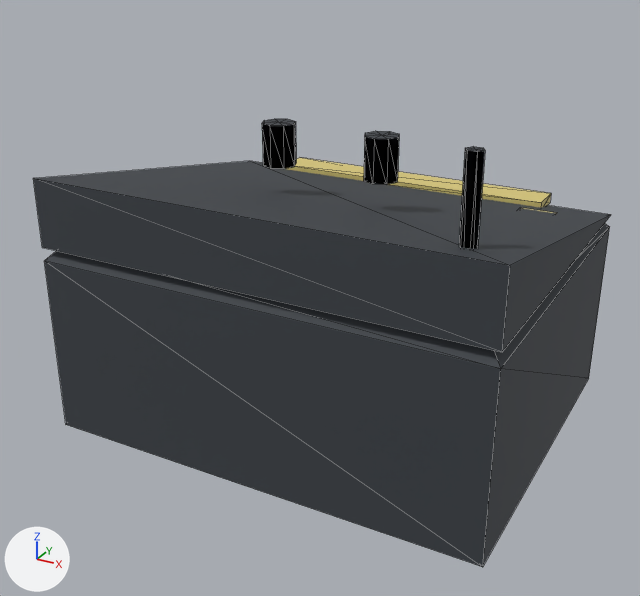
The glTF model assets/models/barracks.glb: old version first, new version second.
Before and after are seen from a 50 mm lens placed at (5.14, -10.23, 6.52), pointed at (-0.2, -0.53, 1.67). Lighting does not change. The marker at lower left points along +X, +Y and +Z. The older version comes first. Mesh edges are drawn as thin lines. Vertices at exactly the same position are counted once.

Objects in the first picture: 'Body'.
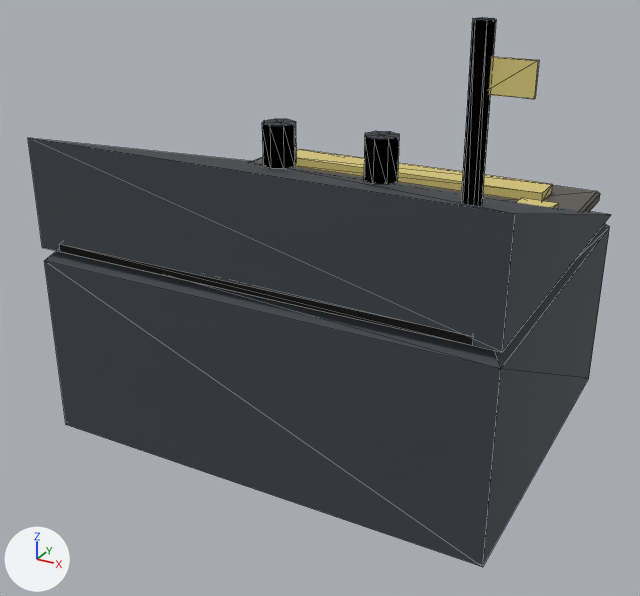
Location of each change, [x1, y1, x2, y2] in pixels of the pictures (640 x 596 px):
```json
{"object": "Body", "change": "reshaped", "before": [33, 119, 611, 567], "after": [28, 18, 611, 567], "on screen": "22% taller"}
{"part": 1, "of": "me_body", "change": "added", "after": [461, 18, 496, 206]}
{"part": 2, "of": "me_body", "change": "added", "after": [489, 57, 539, 99], "on screen": "yellow"}
{"part": 3, "of": "me_body", "change": "deleted", "before": [459, 147, 485, 249]}
{"part": 4, "of": "me_body", "change": "built on", "before": [33, 158, 611, 352], "after": [28, 138, 611, 352]}
```

Scene script edits in JSON lines:
```json
{"op": "add", "block": "mat_concrete_dark", "code": ["mat_concrete_dark = principled_material('Concrete_Dark')", "mat_concrete_dark.base_color = (0.112, 0.105, 0.0862)  # dark grey #5e5b53", "mat_concrete_dark.roughness = 0.8"]}
{"block": "me_body", "where": "# used by ob_body; location = (0.0, 0.0, 0.0)"}
{"op": "remove", "block": "me_body", "code": "me_body.from_pydata(...)  # 172 vertices, 284 faces; spans x -3.0..3.0, y -2.7..2.98, z 0.0..4.4"}
{"op": "add", "block": "me_body", "code": "me_body.from_pydata(...)  # 208 vertices, 340 faces; spans x -3.0..3.0, y -2.7..2.98, z 0.0..5.6"}
{"block": "me_body", "change": "me_body part 1: a new loose piece, a 6-sided cylinder along z spanning x 2.29..2.51, y -2.26..-2.06, z 2.2..5.6, in mat_metal (dark grey #4a5058)"}
{"block": "me_body", "change": "me_body part 2: a new loose piece, a box spanning x 2.43..2.93, y -2.18..-2.14, z 4.93..5.27, in mat_faction (yellow #d9c87a)"}
{"block": "me_body", "change": "me_body part 3: the loose piece of 14 vertices spanning x 2.3..2.5, y -2.25..-2.07, z 2.0..4.4 is deleted"}
{"block": "me_body", "change": "me_body part 4"}
{"block": "me_body", "change": "4 vertices are removed from x -2.1..2.41, y -1.62..2.23, z 2.6"}
{"block": "me_body", "change": "24 faces are deleted"}
{"block": "me_body", "change": "6 vertices move from x -3.0..3.0, y -2.7..2.23, z 2.6..3.5 to x -3.0..3.0, y -2.7..2.23, z 2.88..4.0"}
{"block": "me_body", "change": "16 vertices are added at x -2.7..2.7, y -2.7..2.7, z 2.6..2.88"}
{"block": "me_body", "change": "24 new faces join them, mat_faction (yellow #d9c87a)"}
{"block": "me_body", "change": "20 new faces join them, mat_concrete_dark (dark grey #5e5b53)"}
{"block": "me_body", "change": "other edits to the shape of me_body do not show in these pictures"}
{"op": "add", "block": "me_body", "code": "me_body.materials.append(mat_concrete_dark)  # dark grey #5e5b53"}
```
